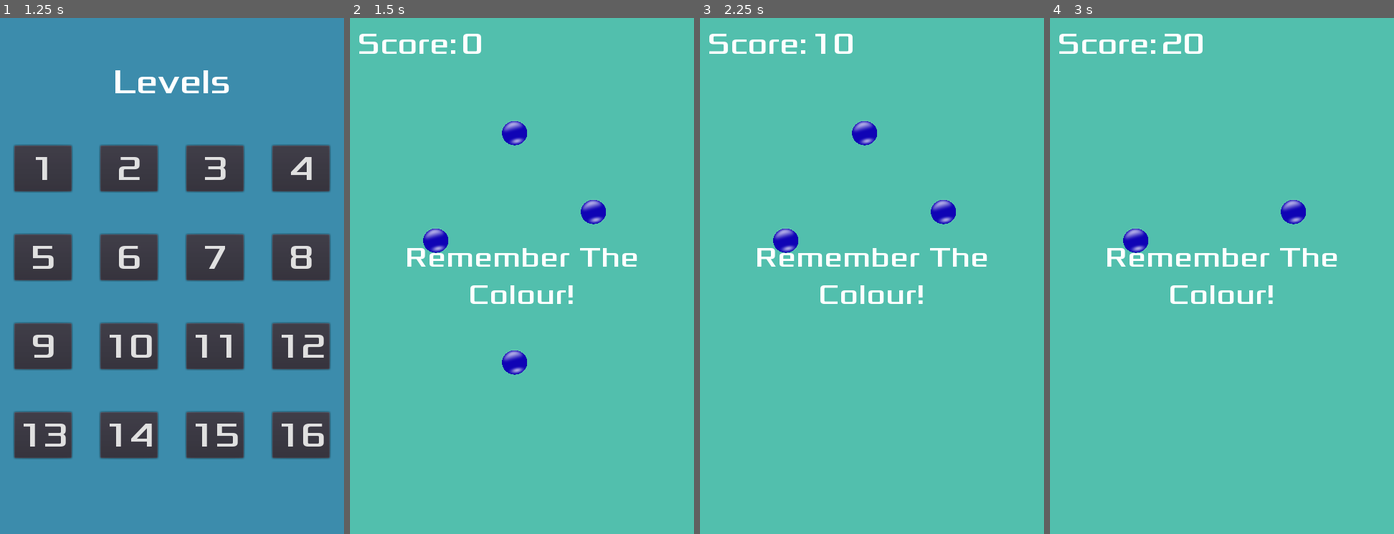
Above: before the commit, frames 1-4 (left to right).
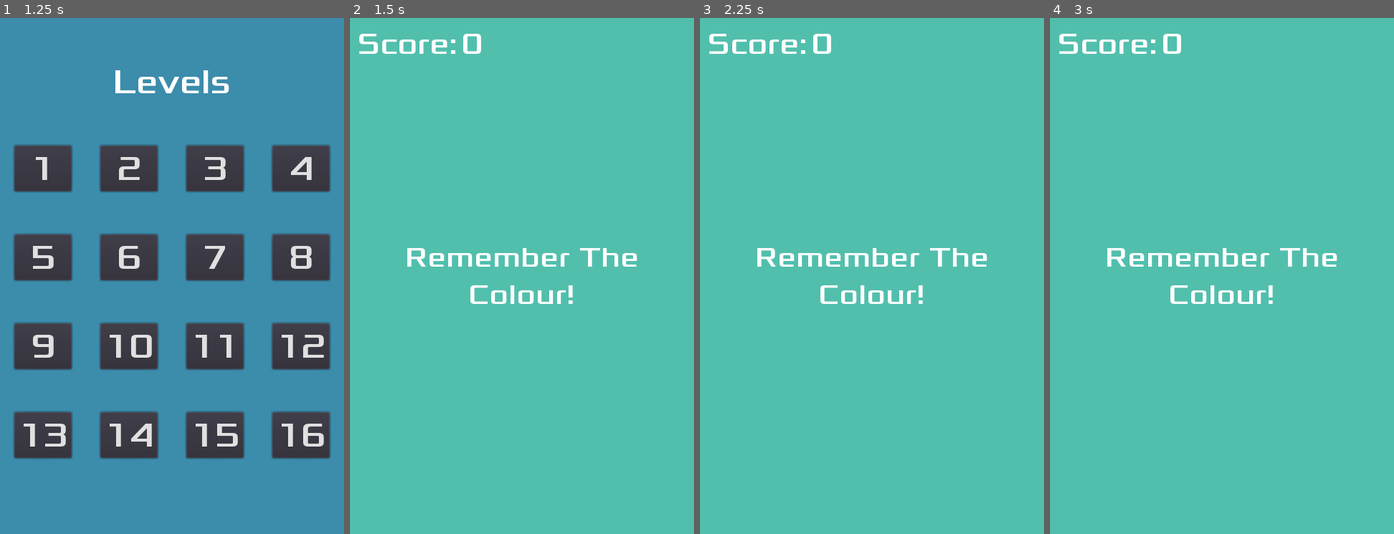
Above: after the commit, the same moments.

Repository: JBonser/colour-match
Game: Godot game, scene res://Main.tscn
Same seed, same stepped clock (60 frames per second), same inputs: the game is played once before the commit and once after it.
Inputs (mouse positions are in pixels of both pictures, inside the frame that each line leads up to):
- Up to frame 1 (1.25 s): click "Start" at 0.5 s
- Up to frame 2 (1.5 s): click "1" at 1.25 s
- Up to frame 3 (2.25 s): tap Enter at 2 s; move the mouse to (865, 363) at 2.02 s; click (865, 363) at 2.1 s
- Up to frame 4 (3 s): tap Space at 2.75 s; move the mouse to (1215, 131) at 2.77 s; click (1215, 131) at 2.85 s

Frame 1 is identical in both runs. In frame 2, 1.1% of the frame differs, in the area x 21-75%, y 20-70%; in frame 3, 1.1%; in frame 4, 0.7%.

Commit message:
Added Collectable Spawning
Used the Path2D and PathFollow2D Nodes for
generating spawn location. Still need to
ensure that I am using the correct value for the
perpendicular offset.

Diff:
--- a/Level.gd
+++ b/Level.gd
@@ -1,5 +1,6 @@
 extends Node
 
+var collectable = preload("res://Collectable.tscn")
 var score_screen = preload("res://ScoreScreen.tscn")
 
 export (Color) var LevelColour
@@ -7,7 +8,9 @@
 var colour_change = false
 var colour_change_speed = 0.05
 
+
 func _ready():
+    randomize()
     LevelColour = globals.LevelColour
     $LevelBackground.color = LevelColour
     set_process(false)
@@ -18,6 +21,7 @@
     if Input.is_action_just_pressed("game_main_input"):
         colour_change = true
         $MessageLabel.text = ""
+        $CollectableTimer.start()
     elif colour_change and Input.is_action_just_released("game_main_input"):
         colour_change = false
         level_evaluate()
@@ -49,3 +53,16 @@
 func _on_Collectable_score():
     globals.LevelScore += 10
     $HUD/HBoxContainer/ScoreLabel.text = str(globals.LevelScore)
+
+func create_collectable():
+    $CollectablePath/CollectableSpawnLocation.set_offset(randi())
+    #Todo: Need to work out exact value to use for perpendicular offset
+    var perpendicular_offset = randi() % 400
+    $CollectablePath/CollectableSpawnLocation.set_v_offset(perpendicular_offset)
+    var collectable_instance = collectable.instance()
+    add_child(collectable_instance)
+    collectable_instance.connect("score", self, "_on_Collectable_score")
+    collectable_instance.position = $CollectablePath/CollectableSpawnLocation.position
+
+func _on_CollectableTimer_timeout():
+    create_collectable()
--- a/Level.tscn
+++ b/Level.tscn
@@ -1,19 +1,25 @@
 [gd_scene load_steps=6 format=2]
 
 [ext_resource path="res://Level.gd" type="Script" id=1]
-[ext_resource path="res://Collectable.tscn" type="PackedScene" id=2]
-[ext_resource path="res://fonts/Xolonium-Regular.ttf" type="DynamicFontData" id=3]
-[ext_resource path="res://HUD.tscn" type="PackedScene" id=4]
+[ext_resource path="res://fonts/Xolonium-Regular.ttf" type="DynamicFontData" id=2]
+[ext_resource path="res://HUD.tscn" type="PackedScene" id=3]
 
 [sub_resource type="DynamicFont" id=1]
 
 size = 40
 use_mipmaps = false
 use_filter = true
-font_data = ExtResource( 3 )
+font_data = ExtResource( 2 )
 _sections_unfolded = [ "Font", "Resource", "Settings" ]
 
-[node name="Level" type="Node" index="0"]
+[sub_resource type="Curve2D" id=2]
+
+bake_interval = 5.0
+_data = {
+"points": PoolVector2Array( 0, 0, 0, 0, 420, 91.0345, 0, 0, 0, 0, 420, 660, 0, 0, 0, 0, 50, 660, 0, 0, 0, 0, 50, 91.0345, 0, 0, 0, 0, 420, 91.0345 )
+}
+
+[node name="Level" type="Node"]
 
 pause_mode = 1
 script = ExtResource( 1 )
@@ -34,6 +40,9 @@
 size_flags_vertical = 1
 color = Color( 1, 1, 1, 1 )
 _sections_unfolded = [ "Mouse" ]
+__meta__ = {
+"_edit_lock_": true
+}
 
 [node name="ColourShowTimer" type="Timer" parent="." index="1"]
 
@@ -42,23 +51,7 @@
 one_shot = true
 autostart = false
 
-[node name="Collectable" parent="." index="2" instance=ExtResource( 2 )]
-
-position = Vector2( 230, 480 )
-
-[node name="Collectable2" parent="." index="3" instance=ExtResource( 2 )]
-
-position = Vector2( 230, 160 )
-
-[node name="Collectable3" parent="." index="4" instance=ExtResource( 2 )]
-
-position = Vector2( 120, 310 )
-
-[node name="Collectable4" parent="." index="5" instance=ExtResource( 2 )]
-
-position = Vector2( 340, 270 )
-
-[node name="MessageLabel" type="Label" parent="." index="6"]
+[node name="MessageLabel" type="Label" parent="." index="2"]
 
 anchor_left = 0.5
 anchor_top = 0.5
@@ -83,18 +76,40 @@
 lines_skipped = 0
 max_lines_visible = -1
 _sections_unfolded = [ "Anchor", "Margin", "custom_fonts" ]
+__meta__ = {
+"_edit_lock_": true
+}
 
-[node name="HUD" parent="." index="7" instance=ExtResource( 4 )]
+[node name="HUD" parent="." index="3" instance=ExtResource( 3 )]
 
 margin_right = 195.0
 margin_bottom = 72.0
 
+[node name="CollectablePath" type="Path2D" parent="." index="4"]
+
+self_modulate = Color( 0.5, 0.6, 1, 0.7 )
+position = Vector2( 3.8147e-006, 2 )
+scale = Vector2( 1, 0.966667 )
+curve = SubResource( 2 )
+_sections_unfolded = [ "Transform" ]
+
+[node name="CollectableSpawnLocation" type="PathFollow2D" parent="CollectablePath" index="0"]
+
+offset = 0.0
+h_offset = 0.0
+v_offset = 0.0
+rotate = true
+cubic_interp = true
+loop = true
+lookahead = 4.0
+
+[node name="CollectableTimer" type="Timer" parent="." index="5"]
+
+process_mode = 1
+wait_time = 2.0
+one_shot = false
+autostart = false
+
 [connection signal="timeout" from="ColourShowTimer" to="." method="_on_ColourShowTimer_timeout"]
 
-[connection signal="score" from="Collectable" to="." method="_on_Collectable_score"]
-
-[connection signal="score" from="Collectable2" to="." method="_on_Collectable_score"]
-
-[connection signal="score" from="Collectable3" to="." method="_on_Collectable_score"]
-
-[connection signal="score" from="Collectable4" to="." method="_on_Collectable_score"]
+[connection signal="timeout" from="CollectableTimer" to="." method="_on_CollectableTimer_timeout"]
--- a/Main.tscn
+++ b/Main.tscn
@@ -19,7 +19,7 @@
 font_data = ExtResource( 2 )
 _sections_unfolded = [ "Font", "Settings" ]
 
-[node name="Main" type="Node"]
+[node name="Main" type="Node" index="0"]
 
 script = ExtResource( 1 )
 
